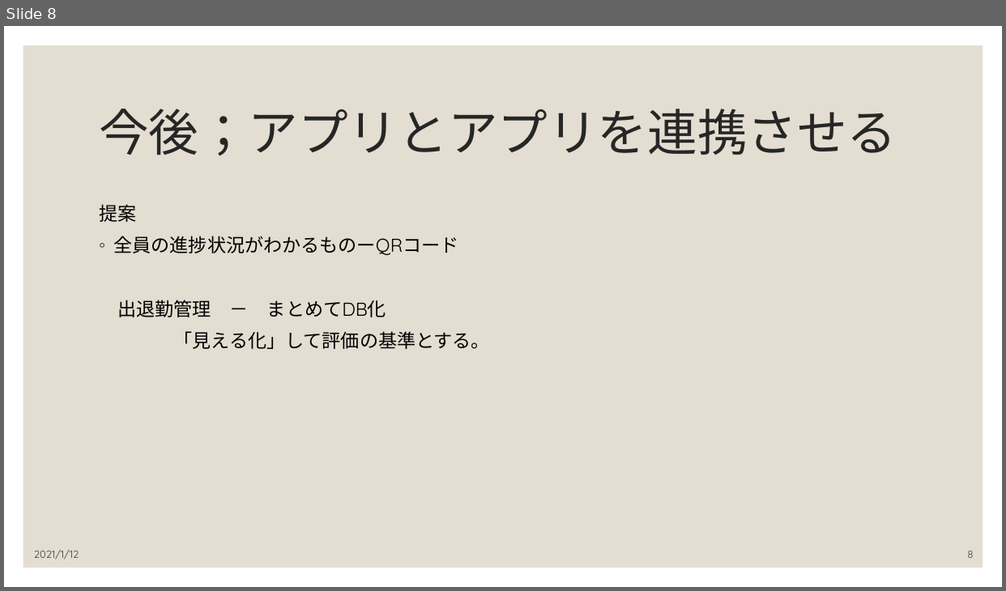
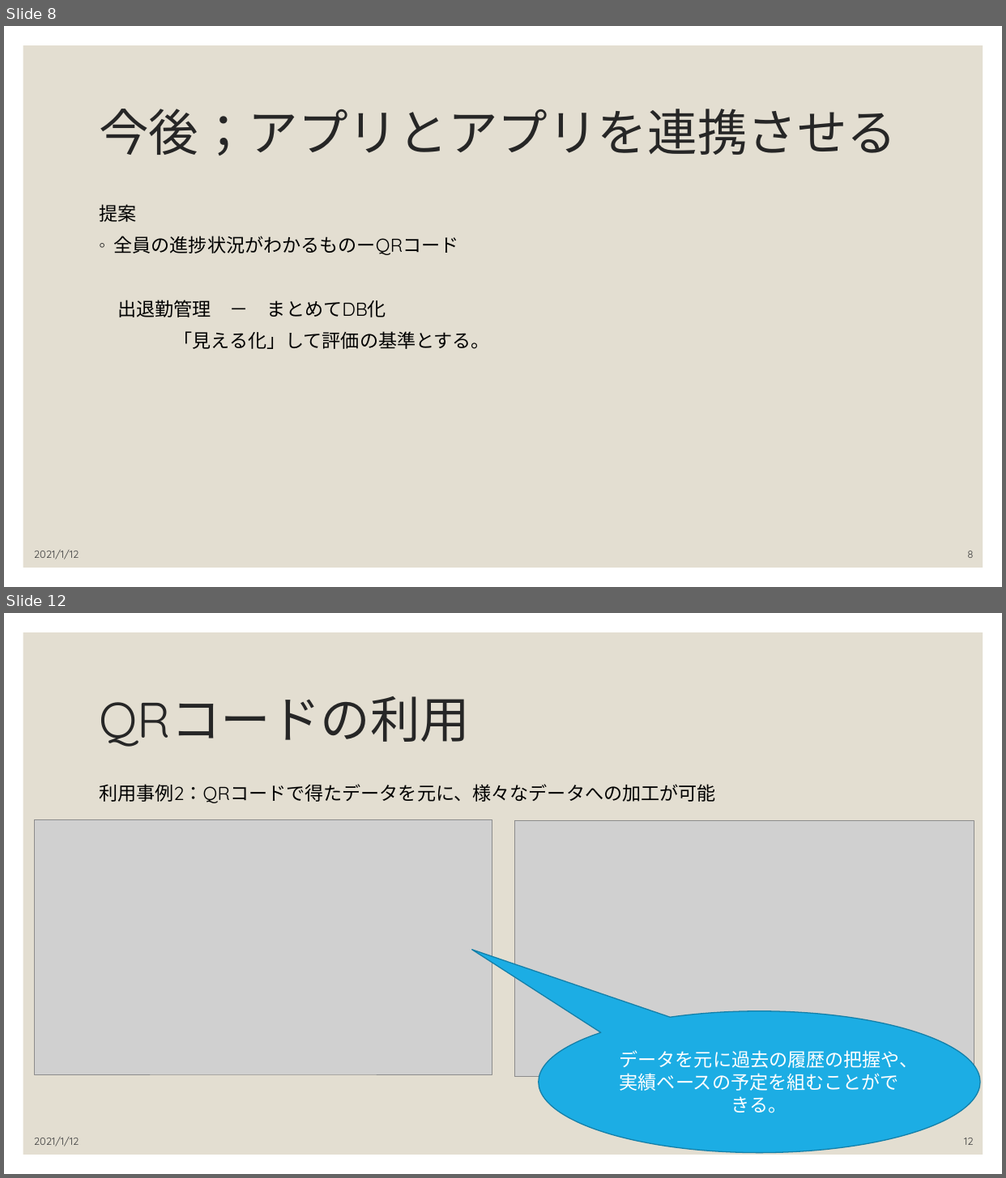
Before and after one commit to karm3104/PolyTech, a slide deck: 事例調査/034780スマート生産チャットボット.pptx. Shown one above the other, each under a label of ours: slide 8 before the commit, slides 8 and 12 after it; the slides between them are not shown. The pictures are 1006x591 and 1006x1178 pixels, drawn with LibreOffice and Linux fonts; fonts in the diff are those of the drawing; grey boxes stand for pictures. Boxes give left, top, right and bottom in pixels: in the first picture for what was removed or moved away, otherwise in the second. Text is boxed around its words. In the diff, an @@ line names an element or a change of style, - is before the commit and + after.

```diff
--- a/事例調査/034780スマート生産チャットボット.pptx
+++ b/事例調査/034780スマート生産チャットボット.pptx
@@ slide 12 added at (4,613,1002,1174), background #FFFFFF; not listed: 1 template element that a slide beside it also shows @@
@@ title added at (99,696,471,747), 48 pt, text #262626 @@
+QRコードの利用
@@ text added at (99,784,716,803), 18 pt, text #000000 @@
+利用事例2：QRコードで得たデータを元に、様々なデータへの加工が可能
@@ picture added at (35,820,492,1075) @@
@@ picture added at (514,821,974,1077) @@
@@ speech bubble added at (539,1012,980,1152), fill #1CADE4, outline #1580A9 1 pt, 18 pt, text #FFFFFF @@
+データを元に過去の履歴の把握や、実績ベースの予定を組むことができる。
@@ text added at (34,1137,79,1147), 10 pt, text #404040 @@
+2021/1/12
@@ page number added at (964,1138,974,1145), 10 pt, text #404040 @@
+12
```
Also in this commit, not shown: 4 slides changed, 1 other slide added, 4 slides removed, 4 other files.
